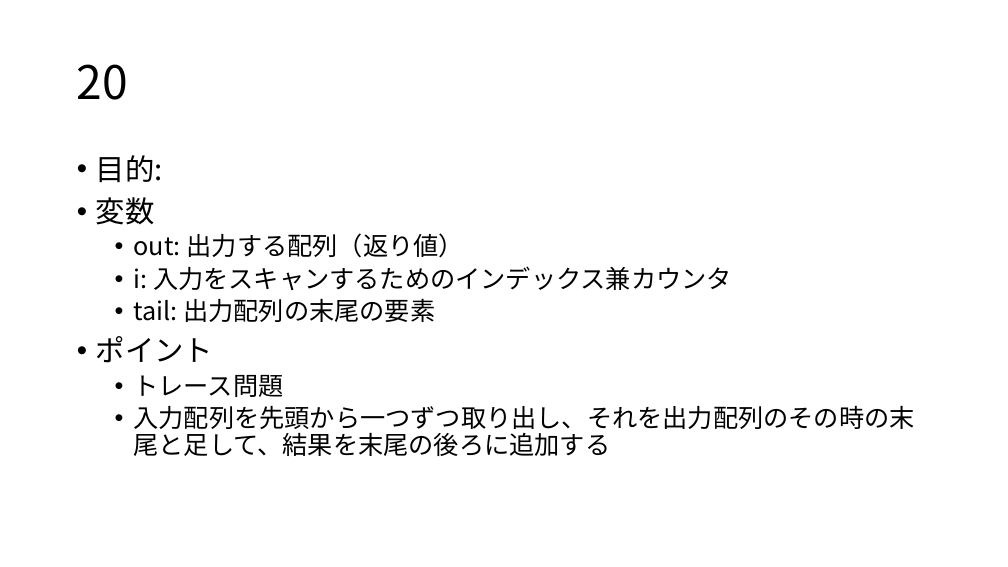
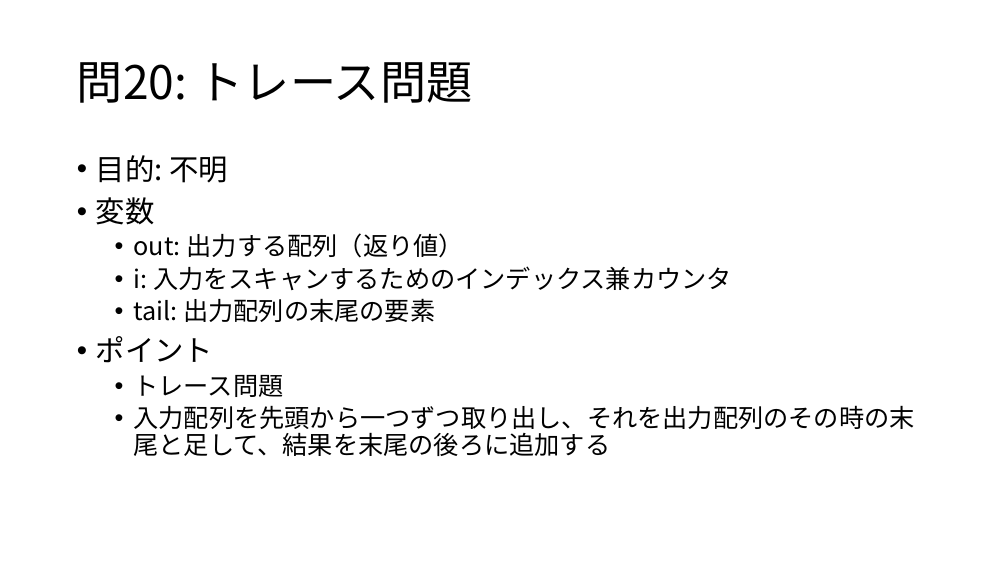
Before and after one commit to osamu377/FromZero, a slide deck: slide 6 of 問題集/問16-20.pptx. Drawn at 1008x567 pixels with LibreOffice and Linux fonts; fonts in the diff are those of the drawing. Boxes give left, top, right and bottom in pixels: in the first picture for what was removed or moved away, otherwise in the second. Text is boxed around its words. In the diff, an @@ line names an element or a change of style, - is before the commit and + after.

Commit message:
問題集の資料とシノニム対策

```diff
--- a/問題集/問16-20.pptx
+++ b/問題集/問16-20.pptx
@@ title at <box>77,62,473,103</box>: text changed @@
-20
+問20: トレース問題
@@ text at <box>96,155,228,183</box>: text changed @@
-• 目的:
+• 目的: 不明
```
Also in this commit, not shown: 4 other slides changed, 1 slide added, 1 slide removed, 15 other files.
